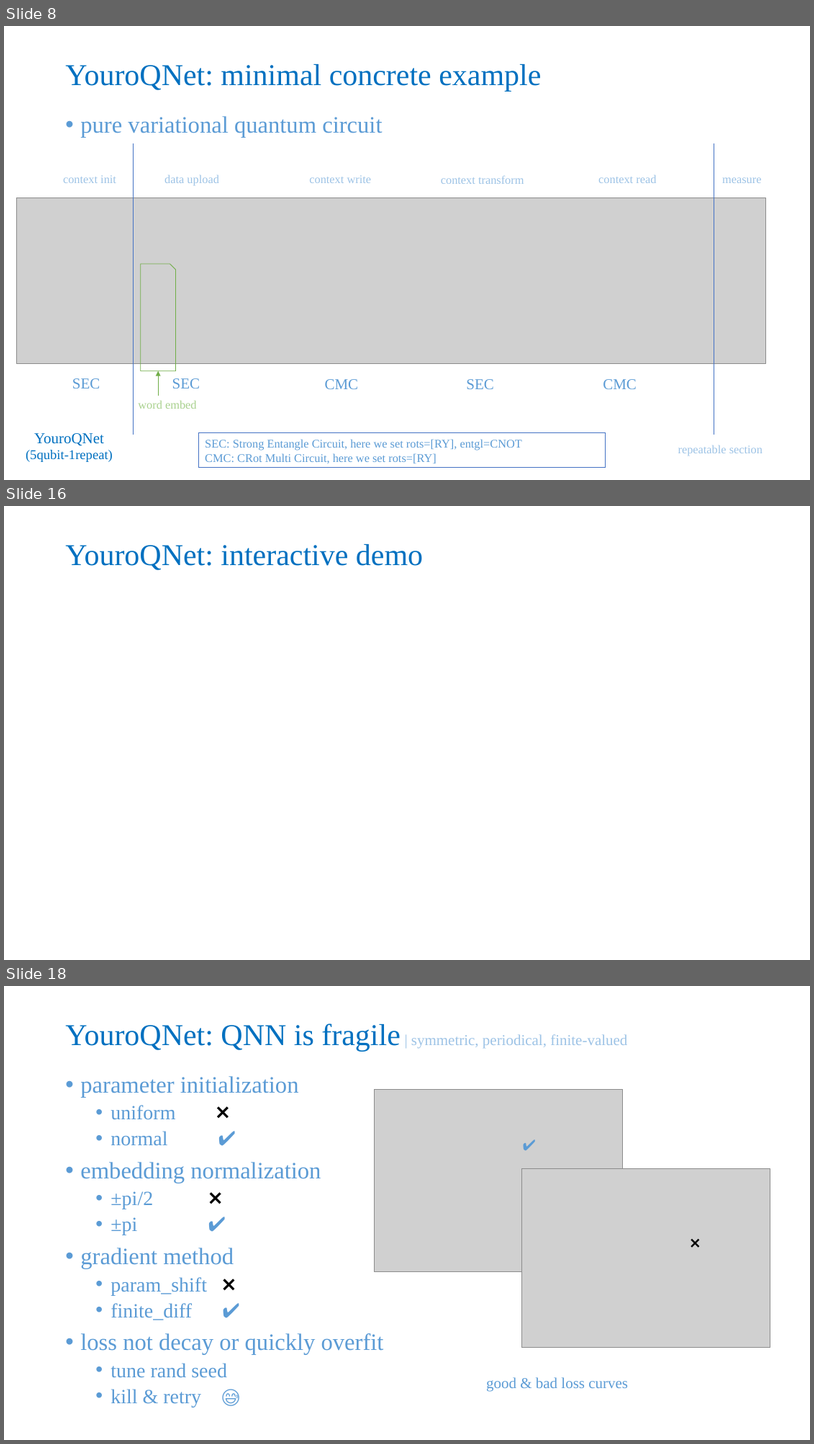
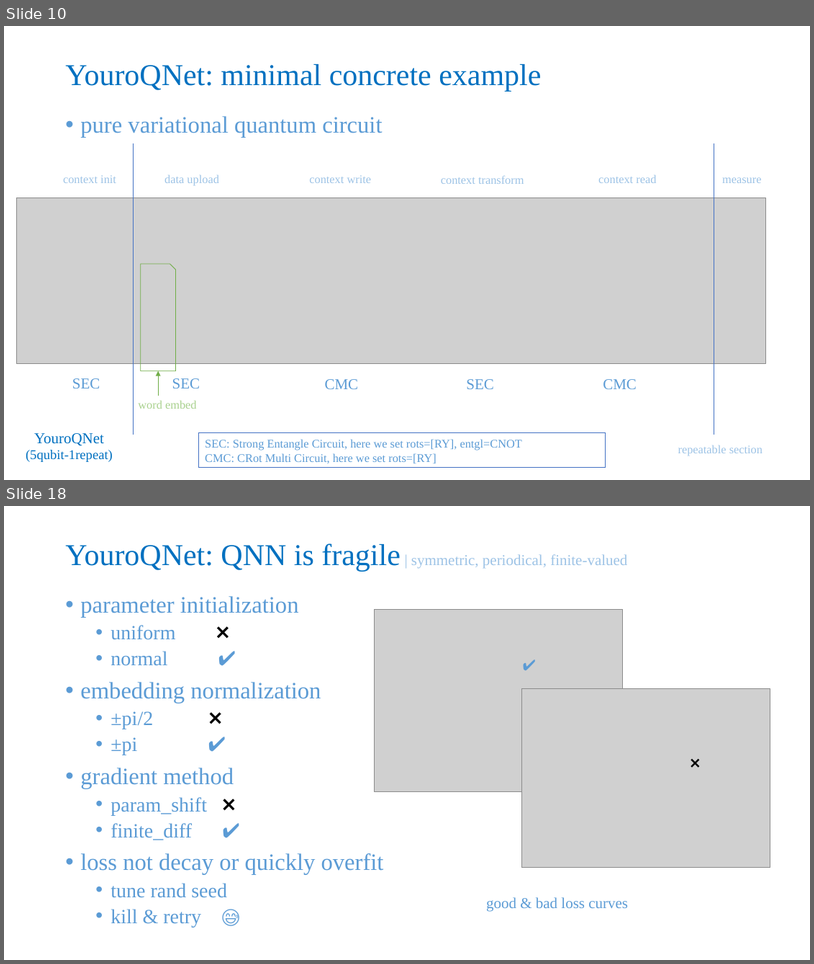
Before and after one commit to Kahsolt/YouroQNet, a slide deck: ref/YouroQNet.pptx. Shown one above the other, each under a label of ours: slides 8, 16 and 18 before the commit, slides 10 and 18 after it; the slides between them are not shown. The pictures are 814x1444 and 814x964 pixels, drawn with LibreOffice and Linux fonts; fonts in the diff are those of the drawing; grey boxes stand for pictures. Boxes give left, top, right and bottom in pixels: in the first picture for what was removed or moved away, otherwise in the second. Text is boxed around its words. In the diff, an @@ line names an element or a change of style, - is before the commit and + after.

```diff
--- a/ref/YouroQNet.pptx
+++ b/ref/YouroQNet.pptx
@@ slide 16 removed at [4,506,810,960], background #FFFFFF @@
@@ title removed at [65,544,423,570] @@
-YouroQNet: interactive demo
@@ what was slide 8 is now slide 10 @@
```
Also in this commit, not shown: 11 slides changed, 8 slides added, 1 other slide removed, 2 other files.
